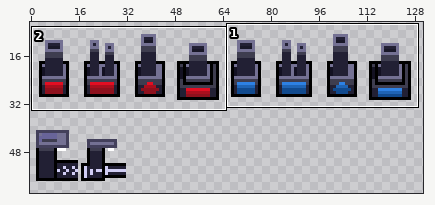
Sprite sheet -- sprites/tilesets/droppers.png. Above, an overview of the earlier version with the close-up marked.
Close-up. Before the edit:
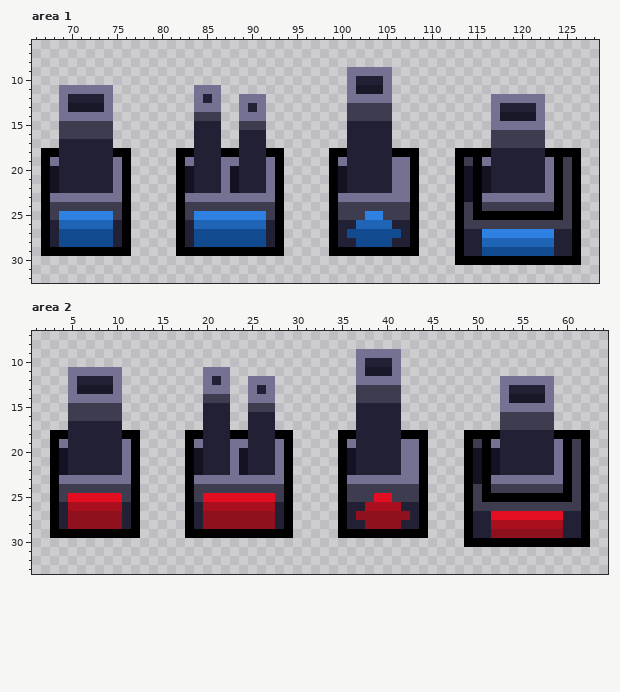
The file is 160x160 pixels. Colours within 5 levels of each other are drawn and written as one. Shown: area 1: x 66..128, y 6..32; area 2: x 1..64, y 7..33. The wide view leaves out empty margins.
The same view after the edit:
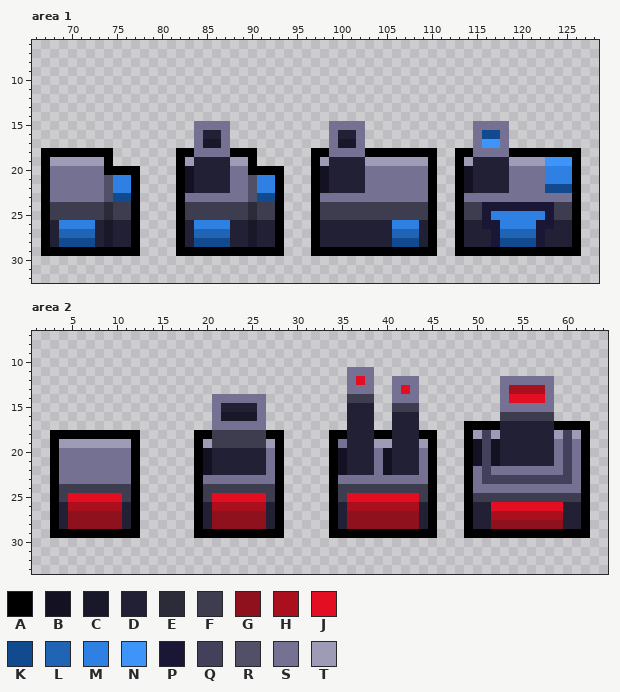
Palette (. is transparent): A #000000  B #131122  C #191828  D #222034  E #2c2b38  F #3e3d4f  G #8e111d  H #aa0f1d  J #e30e22  K #114a8e  L #1f64b5  M #2e81e3  N #3f94f9  P #1a1736  Q #43405b  R #525068  S #747193  T #9d9bb5
Commit message: Changed some dropper sprites and prices
Diff:
Changed rows in their new state; - is an unchanged pixel.
Area 1:
first column x 68:
 9 ---------------------------------.....---------------------
10 ---------------------------------.....---------------------
11 -......---------...--------------.....---------------------
12 -......---------...--...---------.....-----------......----
13 -......---------...--...---------.....-----------......----
14 -......---------...--...---------.....-----------......----
15 -......---------SSSS-...-------SSSS...---------SS--....----
16 -......---------S--S-...-------SD-S...---------SKKS....----
17 -......---------SCCS-...-------SCCS...---------SNNS....----
18 -AAAAAA..-------SSSS-AA...---AASSSSAAA---AA----SSSSAAAA----
19 TTTTTTA..------T---DTTA...---ATDD--TTTTTTTA---TDD--TTTTNNN-
20 SSSSSSAA-A---------DSSAAA----ABDD--SSS--SSA----DD--SSSSMMM-
21 SSSSSSRMMA---------DSSRMM----ABDD--SSS--SSA----DD--SSSSMMM-
22 SSSSSSRMMA---------DSSRMM----ABDD--SSS--SSA----DD--SSSSKKK-
23 ------RKKA------------RKK----ASS--------SSA---SS--------SS-
24 ------E-FA------------E------AFF--------FFA----FPPPPPPPPF--
25 -FFFFFE-FA------FFFFFFEF-----AFF---FF---FFA----FPMMMMMMPF--
26 -MMMMDC-DA------MMMMDDCD-----ADD--DDDDMMMDA---DDPPMMMMPPDD-
27 -LLLLDC-DA------LLLLDDCD-----ADD-DDDDDLLLDA-----DPLLLLPD---
28 -----DC-DA----------DDCD-----ADD--DDDDKKKDA-----DPKKKKPD---
29 ---------A-------------------AA----------AA---AAAAAAAAAAAA-
30 ---------------------------------------------..............
Area 2:
first column x 4:
 9 ---------------------------------.....---------------------
10 ---------------------------------.....---------------------
11 -......---------...-------------S-S...---------------------
12 -......---------...--...--------SJ-..-SS-------------------
13 -......---------...--...--------SSS..SJS----------HHHH-----
14 -......---------.SSSS--.--------F--..SSS----------JJJJ-----
15 -......---------.S-DDDS.--------D--..FFF-------------------
16 -......---------.SCCCCS.--------D--..-DD-------------------
17 -......---------.SSSSSS.--------D--..-DD-----AAAADDDDDDAAAA
18 -AAAAAA-------.-AFFFFFFA-.----A-D--AA-DD-A----TQT------TQT-
19 TTTTTTTT------.ATFFFFFFTA.----ASD--TT-DDTA----BQB-------QS-
20 SSSSSSS-------.AB--DD--SA.----ABD--SB-DDSA-----Q--------QS-
21 SSSSSSS-------.AB--DD--SA.----ABD--SB-DDSA-----Q--------QS-
22 SSSSSSS-------.AB--DD--SA.----ABD--SB-DDSA----SQSSSSSSS-QS-
23 --------------.A--------A.----AS--------SA----SQQQQQQQQQQS-
24 --------------.A--------A.----AF--------FA----SSSSSSSSSSSS-
25 --------------.AF------FA.----AFJJJ--JJJFA-----FFFFFFFFFF--
26 --------------.AD------DA.----ADHH----HHDA----DDJJJJJJJJDD-
27 --------------.AD------DA.----ADG------GDA------HHHHHHHH---
28 --------------.AD------DA.----ADGG----GGDA------GGGGGGGG---
29 --------------.----------.----A----------A----AAAAAAAAAAAA-
30 ---------------------------------------------..............
